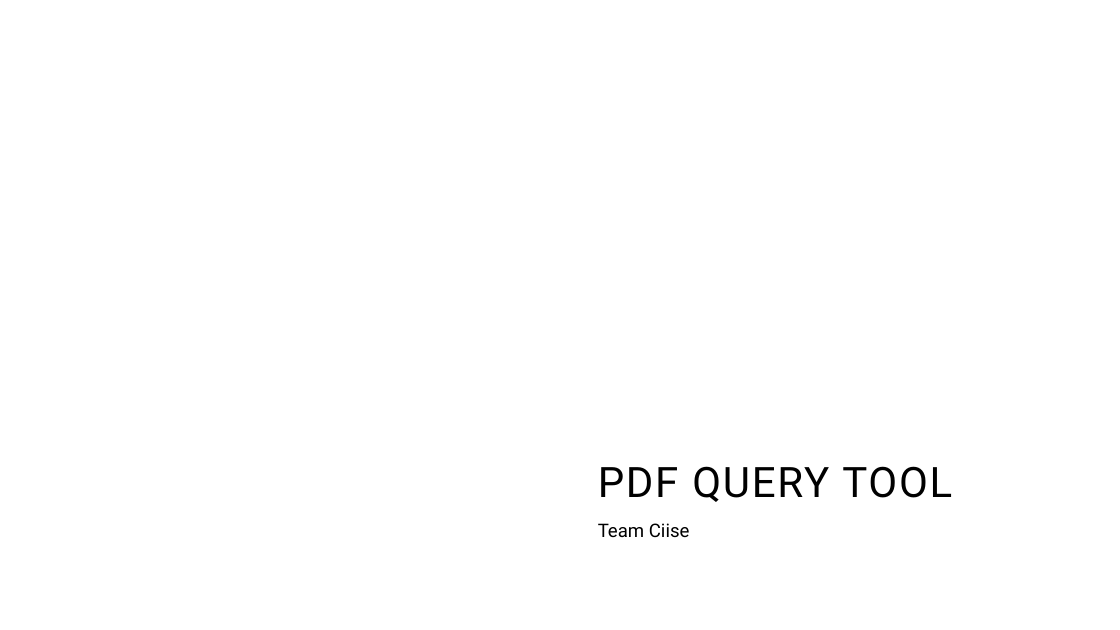
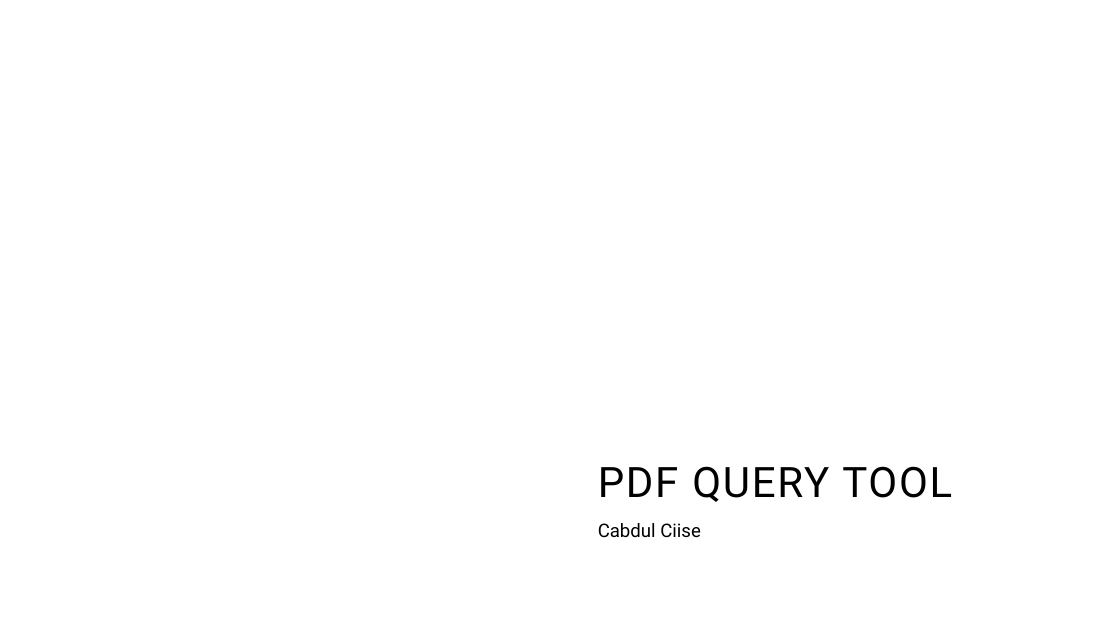
Before and after one commit to CabdulCiise/CIS641-Project, a slide deck: slide 1 of docs/MidTermPresentation.pptx. Drawn at 1120x630 pixels with LibreOffice and Linux fonts; fonts in the diff are those of the drawing; background and template pictures are left out. Boxes give left, top, right and bottom in pixels: in the first picture for what was removed or moved away, otherwise in the second. Text is boxed around its words. In the diff, an @@ line names an element or a change of style, - is before the commit and + after.

Commit message:
Updated midterm presentation.

```diff
--- a/docs/MidTermPresentation.pptx
+++ b/docs/MidTermPresentation.pptx
@@ subtitle at [598, 523, 701, 538]: text changed @@
-Team Ciise
+Cabdul Ciise
```
